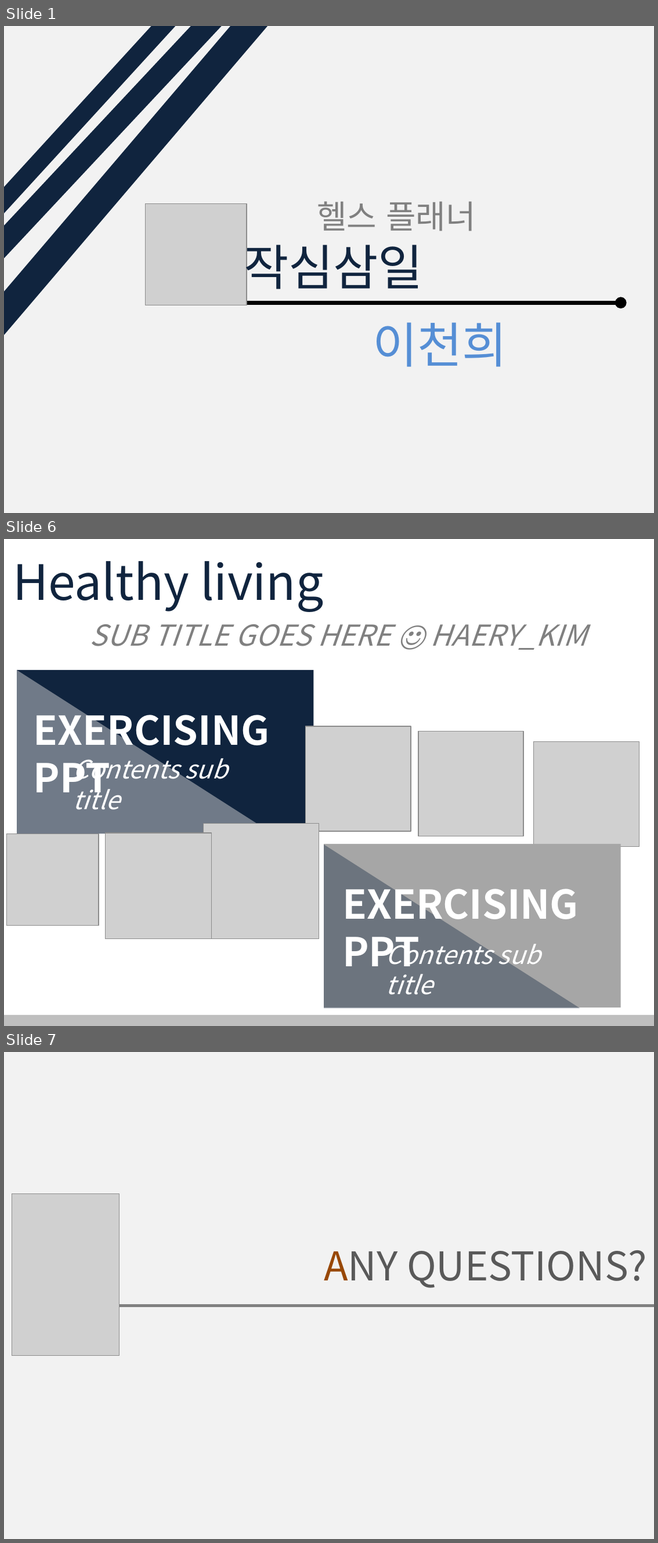
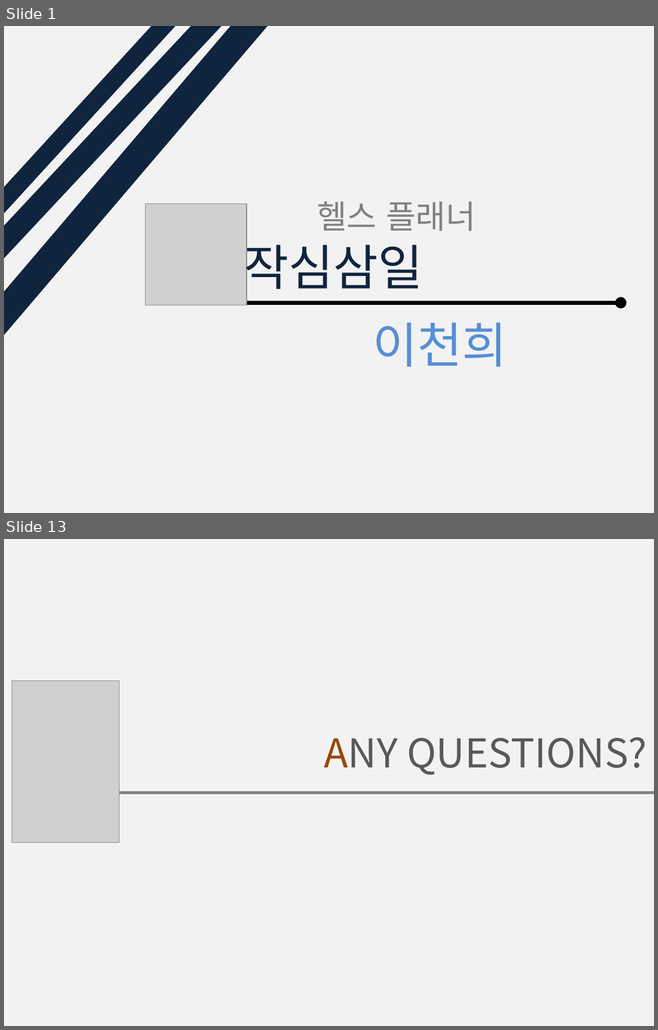
Before and after one commit to dlcjsgml2002/portfolio_planner, a slide deck: document/ppt.pptx. Shown one above the other, each under a label of ours: slides 1, 6 and 7 before the commit, slides 1 and 13 after it; the slides between them are not shown. The pictures are 658x1543 and 658x1030 pixels, drawn with LibreOffice and Linux fonts; fonts in the diff are those of the drawing; grey boxes stand for pictures. Boxes give left, top, right and bottom in pixels: in the first picture for what was removed or moved away, otherwise in the second. Text is boxed around its words. In the diff, an @@ line names an element or a change of style, - is before the commit and + after.

```diff
--- a/document/ppt.pptx
+++ b/document/ppt.pptx
@@ slide 6 removed at box(4, 539, 654, 1026), background #FFFFFF @@
@@ text removed at box(13, 561, 323, 612) @@
-Healthy living
@@ text removed at box(90, 624, 586, 650) @@
-SUB TITLE GOES HERE ☺ HAERY_KIM
@@ rectangle removed at box(17, 670, 314, 834) @@
@@ right triangle removed at box(17, 670, 273, 834) @@
@@ text removed at box(34, 704, 270, 802) @@
-EXERCISING PPT
@@ picture removed at box(306, 726, 411, 831) @@
@@ picture removed at box(418, 732, 523, 837) @@
@@ picture removed at box(534, 741, 639, 847) @@
@@ text removed at box(72, 751, 227, 810) @@
-Contents sub title
@@ picture removed at box(6, 834, 99, 926) @@
@@ picture removed at box(106, 833, 211, 939) @@
@@ picture removed at box(203, 824, 318, 939) @@
@@ rectangle removed at box(324, 843, 621, 1008) @@
@@ right triangle removed at box(324, 845, 579, 1009) @@
@@ text removed at box(342, 878, 578, 976) @@
-EXERCISING PPT
@@ text removed at box(386, 937, 540, 995) @@
-Contents sub title
@@ rectangle removed at box(4, 1015, 654, 1026) @@
@@ what was slide 7 is now slide 13 @@
```
Also in this commit, not shown: 1 slide changed, 10 slides added, 3 other slides removed, 1 other file.
